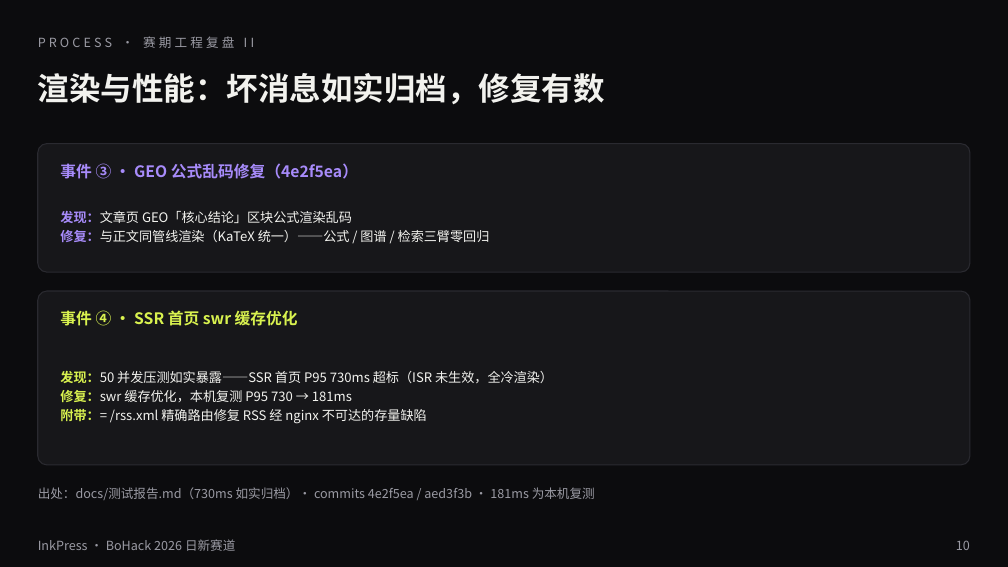
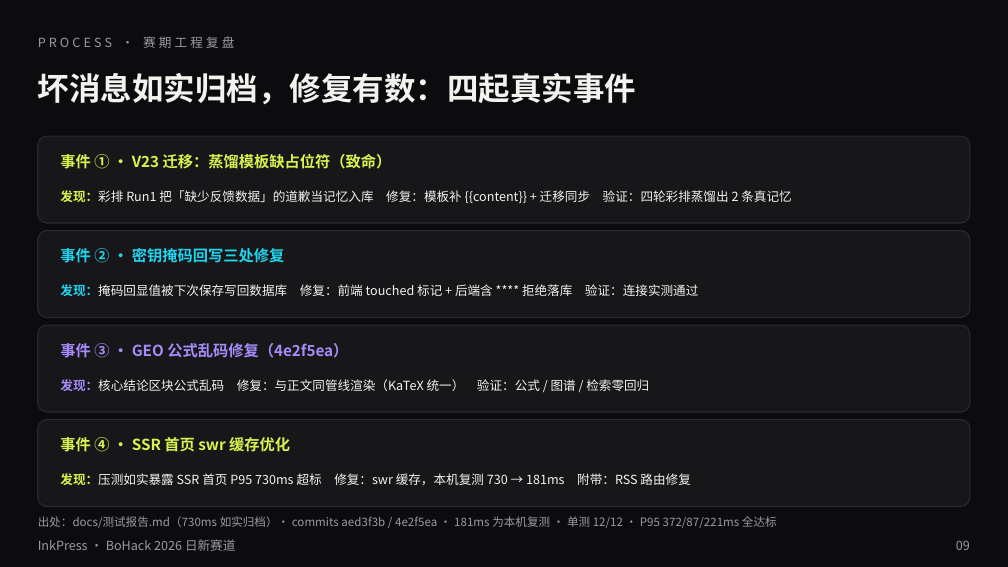
Before and after one commit to lggyx/inkpress2agent, a slide deck: slide 9 of docs/InkPress-BoHack2026-路演.pptx (slide 10 before the commit). Drawn at 1008x567 pixels with LibreOffice and Linux fonts; fonts in the diff are those of the drawing. Boxes give left, top, right and bottom in pixels: in the first picture for what was removed or moved away, otherwise in the second. Text is boxed around its words. In the diff, an @@ line names an element or a change of style, - is before the commit and + after.

Commit message:
docs(pitch): 路演 PPT 叙事重构——博客发展史立意组开场，功能主体+工程复盘+架构/演示/Roadmap

```diff
--- a/docs/InkPress-BoHack2026-路演.pptx
+++ b/docs/InkPress-BoHack2026-路演.pptx
@@ text at bbox=[38, 36, 234, 48]: text changed @@
-PROCESS · 赛期工程复盘 II
+PROCESS · 赛期工程复盘
@@ text at bbox=[38, 73, 636, 104]: text changed @@
-渲染与性能：坏消息如实归档，修复有数
+坏消息如实归档，修复有数：四起真实事件
@@ rounded rectangle at bbox=[38, 136, 970, 223]: proportions changed @@
@@ rounded rectangle: place and size @@
-rounded rectangle at bbox=[38, 144, 970, 272]
+rounded rectangle at bbox=[38, 136, 970, 223]
@@ text added at bbox=[60, 154, 392, 169], 14.5 pt, text #D9F24F, bold @@
+事件 ① · V23 迁移：蒸馏模板缺占位符（致命）
@@ text added at bbox=[60, 190, 791, 203], 12 pt, text #F2F2EE @@
+发现：彩排 Run1 把「缺少反馈数据」的道歉当记忆入库 修复：模板补 {{content}} + 迁移同步 验证：四轮彩排蒸馏出 2 条真记忆
@@ rounded rectangle added at bbox=[38, 231, 970, 318], fill #17171A, outline #2A2A30 1 pt @@
@@ text added at bbox=[60, 248, 284, 263], 14.5 pt, text #22D3EE, bold @@
+事件 ② · 密钥掩码回写三处修复
@@ text added at bbox=[60, 284, 698, 296], 12 pt, text #F2F2EE @@
+发现：掩码回显值被下次保存写回数据库 修复：前端 touched 标记 + 后端含 **** 拒绝落库 验证：连接实测通过
@@ rounded rectangle: place and size @@
-rounded rectangle at bbox=[38, 291, 970, 465]
+rounded rectangle at bbox=[38, 325, 970, 412]
@@ rounded rectangle at bbox=[38, 325, 970, 412]: proportions changed @@
@@ text "事件 ③ · GEO 公式乱码修复（4e2f5ea）" at bbox=[60, 343, 348, 358]: size 15 to 14.5 pt @@
@@ text "事件 ③ · GEO 公式乱码修复（4e2f5ea）": place and size @@
-text "事件 ③ · GEO 公式乱码修复（4e2f5ea）" at bbox=[60, 163, 358, 179]
+text "事件 ③ · GEO 公式乱码修复（4e2f5ea）" at bbox=[60, 343, 348, 358]
@@ text at bbox=[60, 379, 649, 391]: text changed; size 12.5 to 12 pt @@
-发现：文章页 GEO「核心结论」区块公式渲染乱码
-修复：与正文同管线渲染（KaTeX 统一）——公式 / 图谱 / 检索三臂零回归
+发现：核心结论区块公式乱码 修复：与正文同管线渲染（KaTeX 统一） 验证：公式 / 图谱 / 检索零回归
@@ rounded rectangle added at bbox=[38, 420, 970, 507], fill #17171A, outline #2A2A30 1 pt @@
@@ text "事件 ④ · SSR 首页 ...": place and size @@
-text "事件 ④ · SSR 首页 ..." at bbox=[60, 310, 298, 326]
+text "事件 ④ · SSR 首页 ..." at bbox=[60, 437, 290, 452]
@@ text "事件 ④ · SSR 首页 ..." at bbox=[60, 437, 290, 452]: size 15 to 14.5 pt @@
@@ text at bbox=[60, 473, 690, 485]: text changed; size 12.5 to 12 pt @@
-发现：50 并发压测如实暴露——SSR 首页 P95 730ms 超标（ISR 未生效，全冷渲染）
-修复：swr 缓存优化，本机复测 P95 730 → 181ms
-附带：= /rss.xml 精确路由修复 RSS 经 nginx 不可达的存量缺陷
+发现：压测如实暴露 SSR 首页 P95 730ms 超标 修复：swr 缓存，本机复测 730 → 181ms 附带：RSS 路由修复
@@ text at bbox=[38, 516, 777, 528]: text changed; size 12 to 11 pt @@
-出处：docs/测试报告.md（730ms 如实归档）· commits 4e2f5ea / aed3f3b · 181ms 为本机复测
+出处：docs/测试报告.md（730ms 如实归档）· commits aed3f3b / 4e2f5ea · 181ms 为本机复测 · 单测 12/12 · P95 372/87/221ms 全达标
@@ text at bbox=[956, 540, 970, 550]: text changed @@
-10
+09
```
Also in this commit, not shown: 9 other slides changed, 2 slides added, 2 slides removed, 2 other files.
